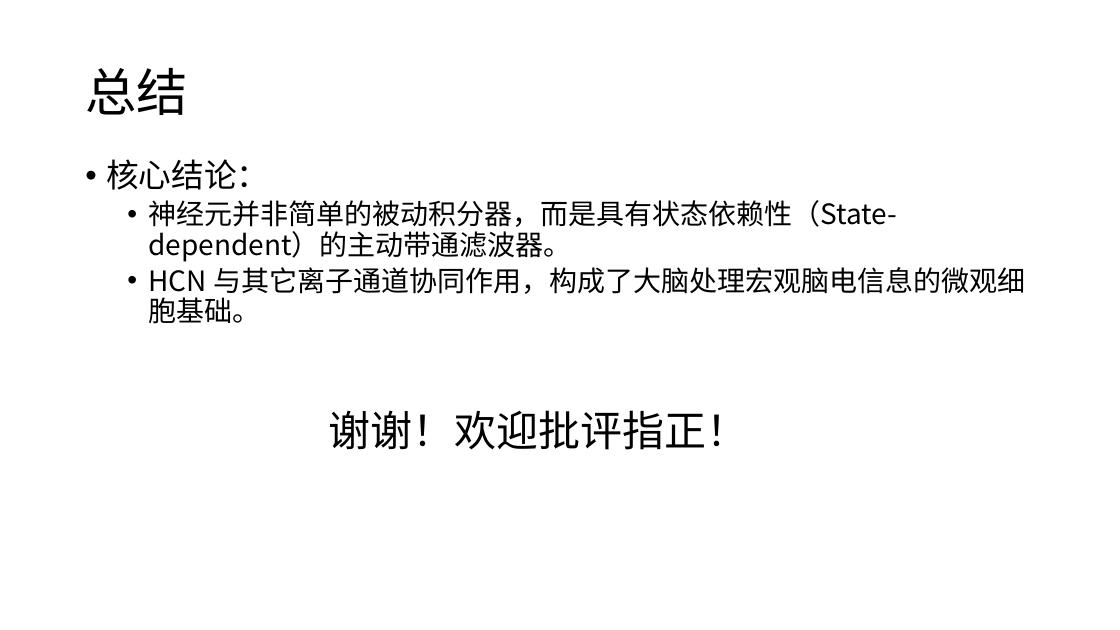
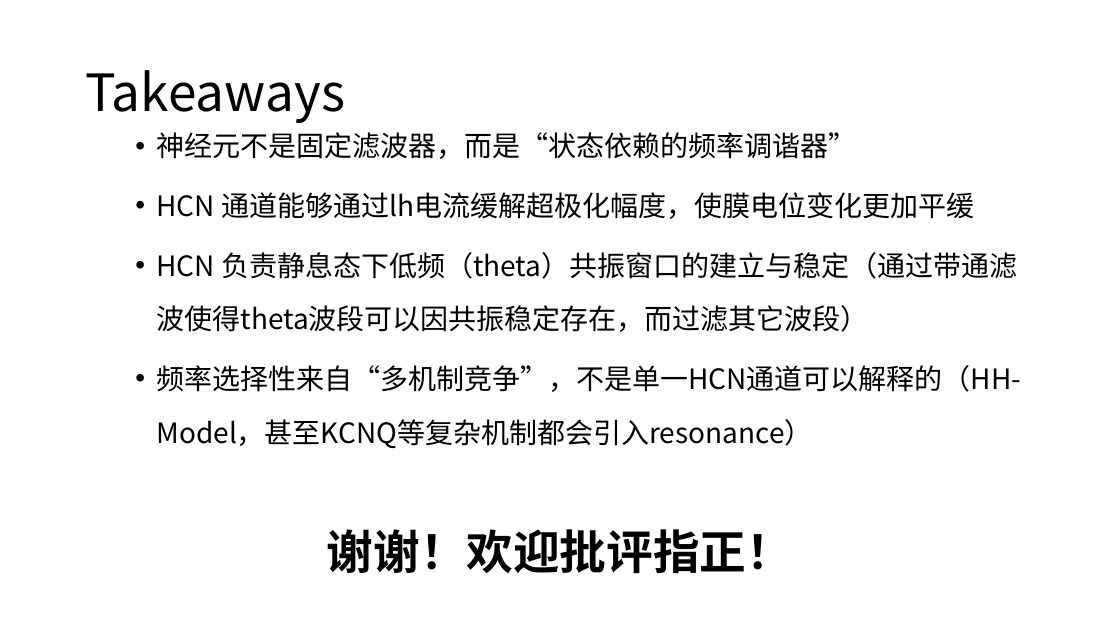
Before and after one commit to Lyghrock/Bio_Intelligence_2026, a slide deck: slide 15 of Projects/Presentation/pre.pptx (slide 12 before the commit). Drawn at 1120x630 pixels with LibreOffice and Linux fonts; fonts in the diff are those of the drawing. Boxes give left, top, right and bottom in pixels: in the first picture for what was removed or moved away, otherwise in the second. Text is boxed around its words. In the diff, an @@ line names an element or a change of style, - is before the commit and + after.

```diff
--- a/Projects/Presentation/pre.pptx
+++ b/Projects/Presentation/pre.pptx
@@ title at bbox=[85, 70, 345, 123]: text changed @@
-总结
+Takeaways
@@ text at bbox=[156, 132, 1021, 448]: text changed @@
-• 核心结论：
-  • 神经元并非简单的被动积分器，而是具有状态依赖性（State-dependent）的主动带通滤波器。
-  • HCN 与其它离子通道协同作用，构成了大脑处理宏观脑电信息的微观细胞基础。
+  • 神经元不是固定滤波器，而是“状态依赖的频率调谐器”
+  • HCN 通道能够通过lh电流缓解超极化幅度，使膜电位变化更加平缓
+  • HCN 负责静息态下低频（theta）共振窗口的建立与稳定（通过带通滤波使得theta波段可以因共振稳定存在，而过滤其它波段）
+  • 频率选择性来自“多机制竞争”，不是单一HCN通道可以解释的（HH-Model，甚至KCNQ等复杂机制都会引入resonance）
@@ text "谢谢！欢迎批评指正！": place and size @@
-text "谢谢！欢迎批评指正！" at bbox=[329, 410, 749, 450]
+text "谢谢！欢迎批评指正！" at bbox=[327, 529, 793, 573]
@@ text "谢谢！欢迎批评指正！" at bbox=[327, 529, 793, 573]: size 36 to 40 pt, bold on @@
```
Also in this commit, not shown: 7 other slides changed, 3 slides added, 1 other file.
